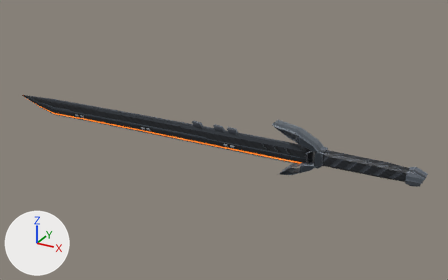
What one commit did to the Blender file docs/art/sb1/blender/nano.blend.
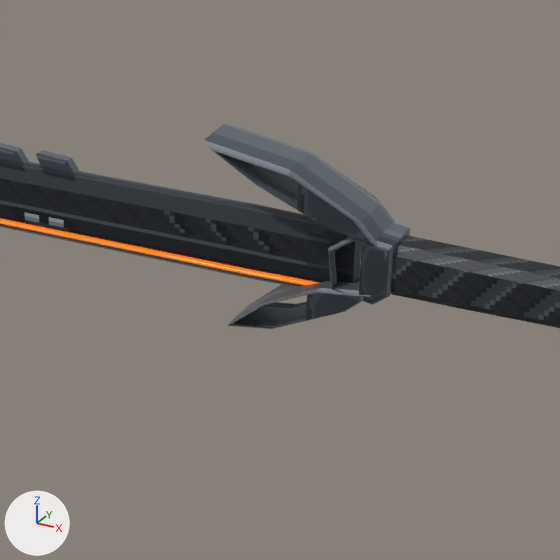
The first picture shows the older version from a 50 mm camera at (97.0, -359.0, 176.0) aimed at (-105.0, 9.0, -8.0). The close-ups show the older and then the newer version on the part from 48% to 82% of the width and 31% to 85% of the height of that picture. Only the edits that show in the close-ups are written down. The axes (+X, +Y, +Z) are drawn at lower left. The lights are the same throughout.

Objects in the first close-up: 'blade', 'blade_luminous'.
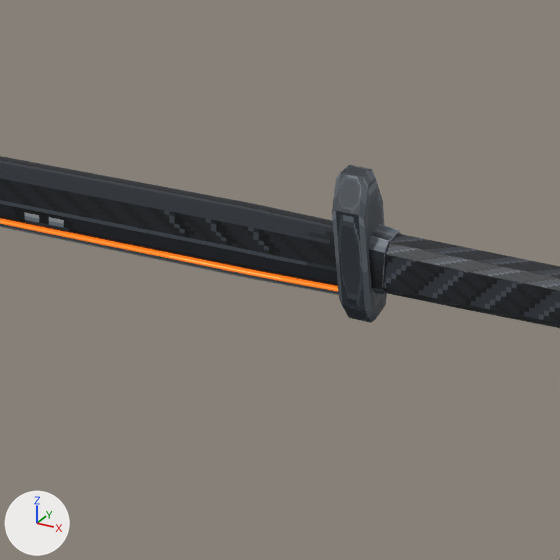
Changed parts and their boxes [x1, y1, x2, y2] in the close-ups (560 x 560 px):
'blade', reshaped: before [0, 123, 560, 329]; after [0, 156, 560, 328]
part 1 of me_blade, rebuilt (33% narrower, 89% taller): before [328, 222, 411, 305]; after [332, 165, 387, 323]
part 2 of me_blade, added: after [369, 224, 401, 294]
part 3 of me_blade, deleted: before [0, 142, 29, 171]
part 4 of me_blade, deleted: before [36, 150, 80, 181]
part 5 of me_blade, deleted: before [204, 123, 395, 329]
part 6 of me_blade, surface changed: before [23, 161, 316, 222]; after [0, 156, 333, 226]

The edits, one by one:
me_blade is used by ob_blade; location (0.0, 0.0, 0.0); rotation (1.571, 0.0, 0.0), in degrees (90, 0, 0).
me_blade had 219 vertices, 402 faces and spanned x -300.0..42.0, y -18.0..18.0, z -6.0..6.0.
me_blade now has 184 vertices, 348 faces and spans x -300.0..42.0, y -14.0..16.0, z -6.0..6.0.
me_blade part 1: the loose piece of 26 vertices spanning x -36.0..-24.0, y -7.0..6.0, z -5.0..5.0 is rebuilt with 34 vertices and now spans x -37.0..-27.0, y -11.0..16.0, z -6.0..6.0.
me_blade part 2: a new loose piece of 18 vertices spanning x -30.0..-26.0, y -6.0..6.0, z -4.0..4.0, in mat_nano___carbon_and_ceramic.
me_blade part 3: the loose piece of 10 vertices spanning x -108.0..-100.0, y 3.0..7.0, z -1.0..1.0 is deleted.
me_blade part 4: the loose piece of 10 vertices spanning x -98.0..-89.0, y 3.0..7.0, z -1.0..1.0 is deleted.
Part 5, on me_blade:
52 vertices are removed from x -61.0..-26.0, y -18.0..18.0, z -6.0..6.0.
96 faces are deleted.
me_blade part 6: 15 kept faces spanning x -261.0..-32.0, y -14.0..5.0, z -2.0..2.0 get new texture (UV) coordinates.
Other edits to the shape of me_blade do not show in these pictures.
